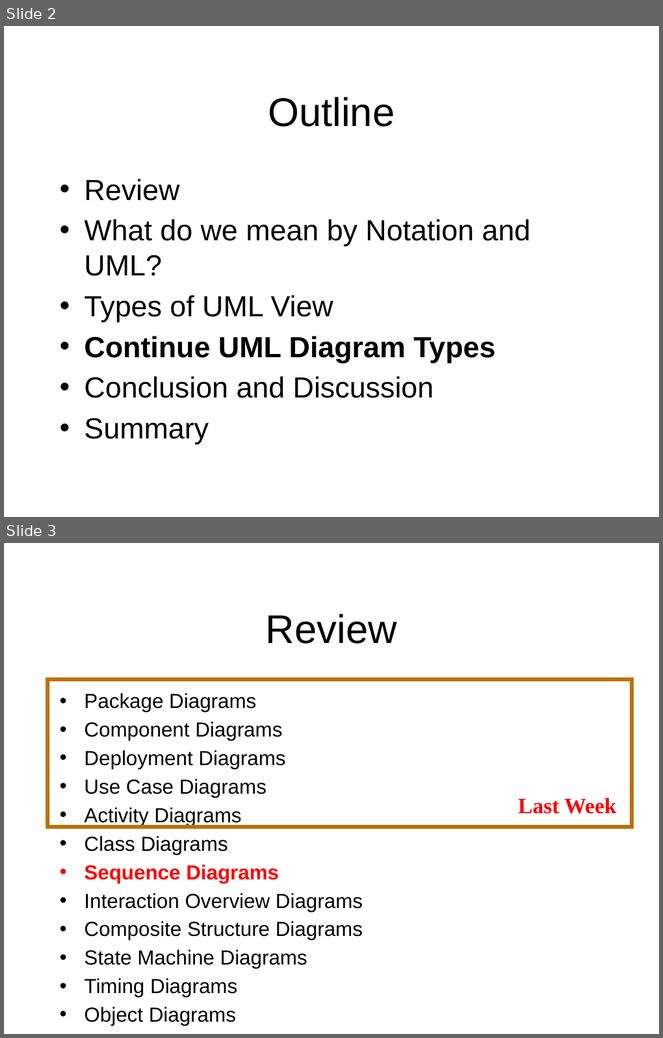
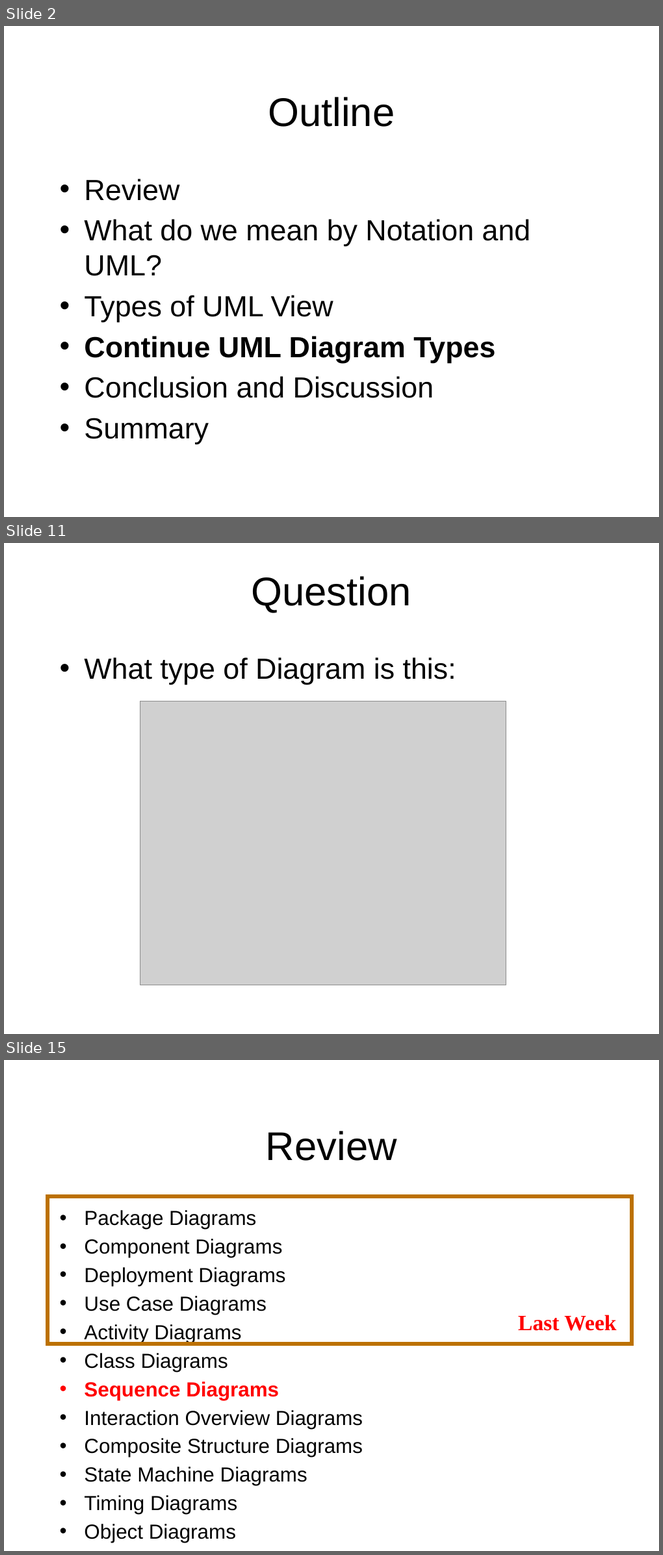
Before and after one commit to octaviordz/zjnu2017.github.io, a slide deck: OOAD/lectures/070--Notation.Part.2.pptx. Shown one above the other, each under a label of ours: slides 2 and 3 before the commit, slides 2, 11 and 15 after it; the slides between them are not shown. The pictures are 663x1038 and 663x1555 pixels, drawn with LibreOffice and Linux fonts; fonts in the diff are those of the drawing; grey boxes stand for pictures. Boxes give left, top, right and bottom in pixels: in the first picture for what was removed or moved away, otherwise in the second. Text is boxed around its words. In the diff, an @@ line names an element or a change of style, - is before the commit and + after.

```diff
--- a/OOAD/lectures/070--Notation.Part.2.pptx
+++ b/OOAD/lectures/070--Notation.Part.2.pptx
@@ slide 11 added at <box>4,543,659,1034</box>, background #FFFFFF @@
@@ title added at <box>252,576,412,613</box>, 44 pt, text #000000 @@
+Question
@@ text added at <box>84,657,456,685</box>, 32 pt, text #000000 @@
+• What type of Diagram is this:
@@ picture added at <box>140,702,506,985</box> @@
@@ what was slide 3 is now slide 15 @@
```
Also in this commit, not shown: 11 other slides added.
